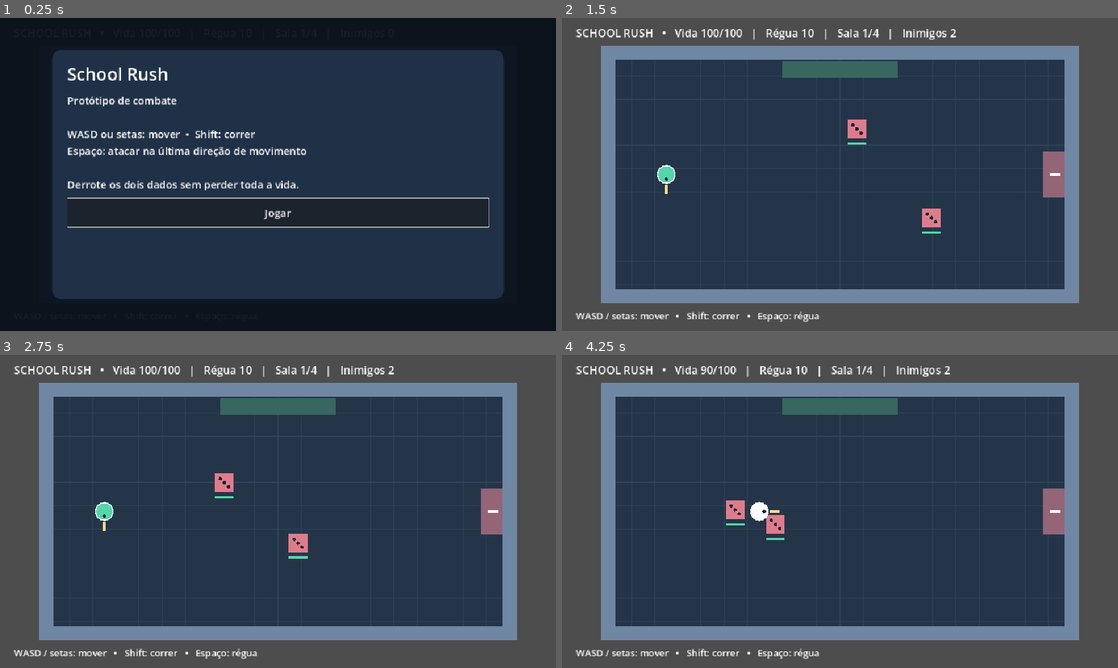
Above: before the commit, frames 1-4 (two rows, left to right).
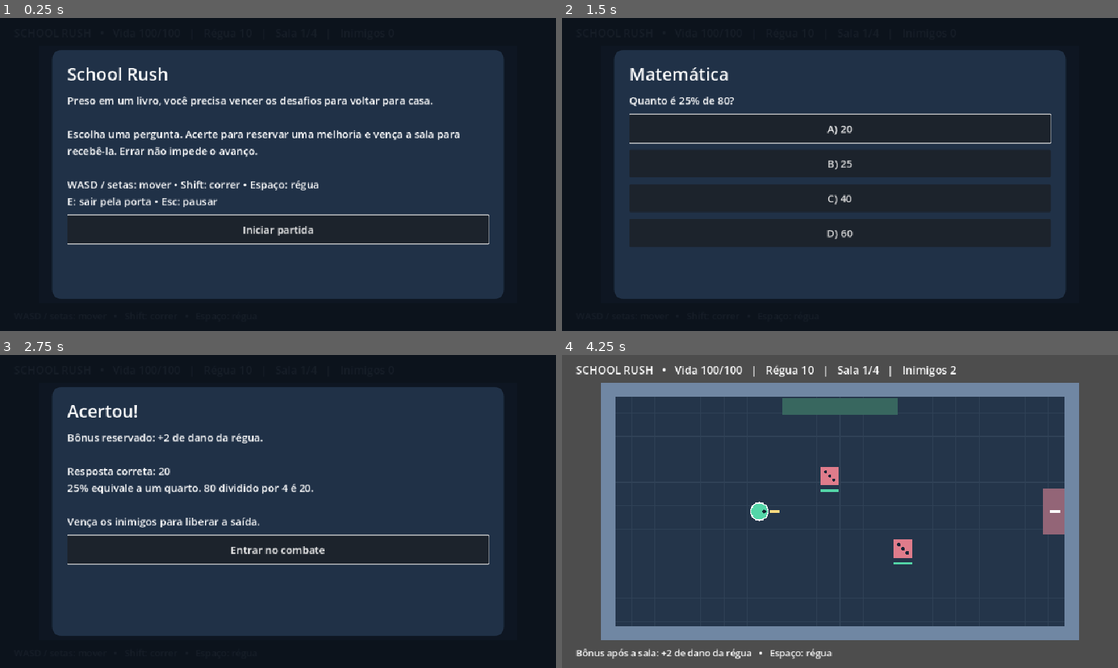
Above: after the commit, the same moments.

Repository: Igh0r/ProjectSchoolRush
Game: Godot game, scene res://main.tscn
Two runs of this game, one before a commit and one after it. Both use one fixed random seed, a clock stepped at 60 frames per second and the inputs below.
Inputs (mouse positions are in pixels of both pictures, inside the frame that each line leads up to):
- Up to frame 1 (0.25 s): no input
- Up to frame 2 (1.5 s): click "Jogar" (after the commit: "Iniciar partida") at 0.5 s; click (840, 130) at 1.25 s, where only the run after the commit has a clickable "Matemática • Quanto é 25% de …"
- Up to frame 3 (2.75 s): click (278, 464) at 2 s, where only the run after the commit has a clickable "A) 20"
- Up to frame 4 (4.25 s): click (840, 549) at 2.75 s, where only the run after the commit has a clickable "Entrar no combate"; hold D (move_right) from 3.53 s (still down); hold E (interact) from 3.53 s (still down)

The runs differ from the first frame. In frame 1, 12% of the frame differs, in the area x 12-88%, y 24-73%; in frame 2, 70%, in the area x 0-100%, y 0-100%; in frame 3, 52%; in frame 4, 2.2%.

Commit message:
feat: integrate questions rewards and three-room progression

Diff:
--- a/scripts/systems/main.gd
+++ b/scripts/systems/main.gd
@@ -3,20 +3,29 @@
 const PLAYER_SCENE = preload("res://scenes/player/player.tscn")
 const ROOM_SCENE = preload("res://scenes/room/room.tscn")
 const UI_SCRIPT = preload("res://scripts/ui/game_ui.gd")
-enum State { MENU, COMBAT, CLEARED, DEFEAT }
+const QUESTIONS = preload("res://scripts/systems/question_manager.gd")
+enum State { MENU, QUESTION, ANSWER, FEEDBACK, COMBAT, CLEARED, DEFEAT, VICTORY, PAUSED }
 var state: State = State.MENU
+var previous_state: State = State.COMBAT
 var player
 var room
 var ui
+var questions = QUESTIONS.new()
+var room_index: int = 0
+var run_epoch: int = 0
+var last_reward: String = ""
 
 func _ready() -> void:
+	process_mode = Node.PROCESS_MODE_ALWAYS
 	_register_controls()
 	room = ROOM_SCENE.instantiate()
+	room.process_mode = Node.PROCESS_MODE_PAUSABLE
 	add_child(room)
 	var camera := Camera2D.new()
 	camera.position = Vector2(400, 210)
 	add_child(camera)
 	player = PLAYER_SCENE.instantiate()
+	player.process_mode = Node.PROCESS_MODE_PAUSABLE
 	add_child(player)
 	player.position = room.ENTRY
 	player.attacked.connect(room.strike)
@@ -43,38 +52,121 @@
 				InputMap.action_add_event(action, event)
 
 func show_menu() -> void:
+	get_tree().paused = false
+	run_epoch += 1
 	state = State.MENU
 	player.active = false
 	room.clear_enemies()
-	ui.show_panel("School Rush", "Protótipo de combate\n\nWASD ou setas: mover  •  Shift: correr\nEspaço: atacar na última direção de movimento\n\nDerrote os dois dados sem perder toda a vida.", [{"text": "Jogar", "action": start_run}])
+	questions.reset()
+	ui.show_panel("School Rush", "Preso em um livro, você precisa vencer os desafios para voltar para casa.\n\nEscolha uma pergunta. Acerte para reservar uma melhoria e vença a sala para recebê-la. Errar não impede o avanço.\n\nWASD / setas: mover • Shift: correr • Espaço: régua\nE: sair pela porta • Esc: pausar", [{"text": "Iniciar partida", "action": start_run}])
 	_update_hud()
 
 func start_run() -> void:
+	get_tree().paused = false
+	run_epoch += 1
+	state = State.QUESTION
+	room_index = 0
+	last_reward = ""
+	room.clear_enemies()
+	player.active = false
 	player.reset_run()
+	questions.reset()
+	_prepare_question()
+
+func _prepare_question() -> void:
+	state = State.QUESTION
+	player.active = false
 	player.position = room.ENTRY
+	room.set_combat(false)
+	room.door_open = false
+	room.queue_redraw()
+	var choices: Array = []
+	var offered = questions.offer()
+	for i in range(offered.size()):
+		var question: Dictionary = offered[i]
+		choices.append({"text": "%s • %s\nRecompensa: %s" % [question.subject, question.prompt, questions.reward_description(question.subject)], "action": choose_question.bind(i)})
+	ui.show_panel("Sala %d • Escolha seu desafio" % (room_index + 1), "A recompensa só será concedida se você acertar e concluir o combate.", choices)
+	_update_hud()
+
+func choose_question(index: int) -> void:
+	if state != State.QUESTION or not questions.choose(index):
+		return
+	state = State.ANSWER
+	var choices: Array = []
+	for i in range(4):
+		choices.append({"text": "%s) %s" % [char(65 + i), questions.selected.options[i]], "action": answer_question.bind(i)})
+	ui.show_panel(questions.selected.subject, questions.selected.prompt, choices)
+
+func answer_question(index: int) -> void:
+	if state != State.ANSWER or index < 0 or index > 3:
+		return
+	var correct: bool = questions.answer(index)
+	state = State.FEEDBACK
+	var result := "Acertou!" if correct else "Ainda dá para vencer!"
+	var reward_text := "Bônus reservado: %s." % questions.reward_description(questions.pending_reward) if correct else "Sem bônus nesta sala. Você pode avançar normalmente."
+	ui.show_panel(result, "%s\n\nResposta correta: %s\n%s\n\nVença os inimigos para liberar a saída." % [reward_text, questions.selected.options[questions.selected.correct], questions.selected.explanation], [{"text": "Entrar no combate", "action": begin_combat}])
+
+func begin_combat() -> void:
+	if state != State.FEEDBACK:
+		return
 	state = State.COMBAT
 	player.active = true
-	room.populate(0, player)
+	room.populate(room_index, player)
 	ui.hide_panel()
 	_update_hud()
 
 func _on_player_died() -> void:
+	if state != State.COMBAT:
+		return
 	state = State.DEFEAT
+	questions.consume_reward()
 	room.set_combat(false)
-	ui.show_panel("Fim da partida", "Tente se aproximar, golpear e recuar entre os ataques.", [{"text": "Tentar novamente", "action": start_run}, {"text": "Início", "action": show_menu}])
+	ui.show_panel("Fim da partida", "Você chegou à sala %d.\nAproxime-se, golpeie e recue entre os ataques." % (room_index + 1), [{"text": "Tentar novamente", "action": start_run}, {"text": "Início", "action": show_menu}])
 	_update_hud()
 
 func _on_room_cleared() -> void:
-	if state != State.COMBAT:
+	# Espera o fim do frame: morte do jogador tem precedência sobre vitória.
+	_resolve_room.call_deferred(run_epoch)
+
+func _resolve_room(epoch: int) -> void:
+	if epoch != run_epoch or state != State.COMBAT or player.health <= 0:
 		return
+	var reward: String = questions.consume_reward()
+	last_reward = "Sem bônus nesta sala."
+	if reward == "Matemática":
+		player.damage += 2
+	elif reward == "História":
+		player.heal(20)
+	if not reward.is_empty():
+		last_reward = "Recebido: %s." % questions.reward_description(reward)
 	state = State.CLEARED
-	player.active = false
-	ui.show_panel("Sala concluída", "Os dois dados foram derrotados!", [{"text": "Jogar novamente", "action": start_run}, {"text": "Início", "action": show_menu}])
+	room.open_door()
 	_update_hud()
+
+func advance_room() -> void:
+	if state != State.CLEARED or not room.can_exit(player.position):
+		return
+	if room_index == 2:
+		state = State.VICTORY
+		player.active = false
+		ui.show_panel("Três salas concluídas!", "Você concluiu o circuito de combate. O chefe será integrado no próximo marco.", [{"text": "Jogar novamente", "action": start_run}, {"text": "Início", "action": show_menu}])
+		return
+	room_index += 1
+	_prepare_question()
+
+func _unhandled_input(event: InputEvent) -> void:
+	if event.is_action_pressed("interact") and not event.is_echo():
+		advance_room()
 
 func _process(_delta: float) -> void:
 	_update_hud()
 
 func _update_hud() -> void:
-	if ui != null:
-		ui.update_hud(player.health, player.damage, 1, room.enemies.size(), "WASD / setas: mover   •   Shift: correr   •   Espaço: régua")
+	if ui == null:
+		return
+	var message := "WASD / setas: mover   •   Shift: correr   •   Espaço: régua"
+	if state == State.COMBAT and not questions.pending_reward.is_empty():
+		message = "Bônus após a sala: %s   •   Espaço: régua" % questions.reward_description(questions.pending_reward)
+	elif state == State.CLEARED:
+		message = "%s Vá à porta verde e pressione E." % last_reward
+	ui.update_hud(player.health, player.damage, room_index + 1, room.enemies.size(), message)
--- /dev/null
+++ b/scripts/systems/question_manager.gd
@@ -0,0 +1,63 @@
+extends RefCounted
+
+# Banco provisório: revisão pedagógica pela equipe antes do playtest público.
+const BANK: Array[Dictionary] = [
+	{"id": "mat1", "subject": "Matemática", "prompt": "Quanto é 7 × 8?", "options": ["54", "56", "64", "48"], "correct": 1, "explanation": "7 × 8 = 56."},
+	{"id": "mat2", "subject": "Matemática", "prompt": "Qual é a metade de 90?", "options": ["30", "40", "45", "50"], "correct": 2, "explanation": "Dividir 90 por 2 resulta em 45."},
+	{"id": "mat3", "subject": "Matemática", "prompt": "Qual é o perímetro de um quadrado de lado 5 cm?", "options": ["10 cm", "25 cm", "15 cm", "20 cm"], "correct": 3, "explanation": "O perímetro soma os quatro lados: 4 × 5 = 20 cm."},
+	{"id": "mat4", "subject": "Matemática", "prompt": "Quanto é 25% de 80?", "options": ["20", "25", "40", "60"], "correct": 0, "explanation": "25% equivale a um quarto. 80 dividido por 4 é 20."},
+	{"id": "mat5", "subject": "Matemática", "prompt": "Qual número completa 3, 6, 9, 12, ...?", "options": ["13", "14", "15", "18"], "correct": 2, "explanation": "A sequência aumenta de 3 em 3. Depois de 12 vem 15."},
+	{"id": "his1", "subject": "História", "prompt": "Em que ano foi proclamada a República no Brasil?", "options": ["1822", "1888", "1889", "1930"], "correct": 2, "explanation": "A Proclamação da República ocorreu em 15 de novembro de 1889."},
+	{"id": "his2", "subject": "História", "prompt": "Qual civilização construiu as pirâmides de Gizé?", "options": ["Romana", "Egípcia", "Inca", "Grega"], "correct": 1, "explanation": "As pirâmides de Gizé foram construídas no Egito Antigo."},
+	{"id": "his3", "subject": "História", "prompt": "A Revolução Francesa começou em qual ano?", "options": ["1500", "1789", "1822", "1914"], "correct": 1, "explanation": "1789 marca o início da Revolução Francesa, incluindo a queda da Bastilha."},
+	{"id": "his4", "subject": "História", "prompt": "Qual lei aboliu a escravidão no Brasil em 1888?", "options": ["Lei Áurea", "Lei de Terras", "Lei do Ventre Livre", "Lei dos Sexagenários"], "correct": 0, "explanation": "A Lei Áurea foi assinada em 13 de maio de 1888."},
+	{"id": "his5", "subject": "História", "prompt": "Napoleão Bonaparte foi imperador de qual país?", "options": ["Portugal", "Espanha", "Itália", "França"], "correct": 3, "explanation": "Napoleão Bonaparte foi imperador dos franceses."},
+]
+var remaining: Array[Dictionary] = []
+var offered: Array[Dictionary] = []
+var selected: Dictionary = {}
+var answered: bool = false
+var pending_reward: String = ""
+
+func reset() -> void:
+	remaining = BANK.duplicate(true)
+	remaining.shuffle()
+	offered.clear()
+	selected = {}
+	answered = false
+	pending_reward = ""
+
+func offer() -> Array[Dictionary]:
+	offered.clear()
+	selected = {}
+	answered = false
+	pending_reward = ""
+	for subject in ["Matemática", "História"]:
+		for question in remaining:
+			if question.subject == subject:
+				offered.append(question)
+				remaining.erase(question)
+				break
+	return offered
+
+func choose(index: int) -> bool:
+	if not selected.is_empty() or index < 0 or index >= offered.size():
+		return false
+	selected = offered[index]
+	return true
+
+func answer(index: int) -> bool:
+	if selected.is_empty() or answered or index < 0 or index > 3:
+		return false
+	answered = true
+	var correct: bool = index == selected.correct
+	pending_reward = selected.subject if correct else ""
+	return correct
+
+func consume_reward() -> String:
+	var reward := pending_reward
+	pending_reward = ""
+	return reward
+
+func reward_description(subject: String) -> String:
+	return "+2 de dano da régua" if subject == "Matemática" else "+20 de vida (máximo 100)"
--- a/tests/test_combat.gd
+++ b/tests/test_combat.gd
@@ -10,10 +10,16 @@
 		failures += 1
 		push_error(message)
 
+func enter_combat(game: Node) -> void:
+	game.start_run()
+	game.choose_question(0)
+	game.answer_question((game.questions.selected.correct + 1) % 4)
+	game.begin_combat()
+
 func run_tests() -> void:
 	var game = load("res://main.tscn").instantiate()
 	root.add_child(game)
-	game.start_run()
+	enter_combat(game)
 	check(game.room.enemies.size() == 2, "A primeira sala deve ter dois inimigos")
 	var front = game.room.enemies[0]
 	var back = game.room.enemies[1]
@@ -33,12 +39,13 @@
 	check(game.state == game.State.DEFEAT, "Morte deve encerrar a partida")
 	check(not front.active, "Derrota deve parar os inimigos")
 	for i in range(3):
-		game.start_run()
+		enter_combat(game)
 		await process_frame
 		check(game.room.enemies.size() == 2 and game.player.health == 100, "Reinício deve restaurar vida e inimigos")
 		check(game.player.damage == 10, "Reinício deve restaurar dano")
 		for enemy in game.room.enemies.duplicate():
 			enemy.take_damage(100)
+		await process_frame
 		check(game.state == game.State.CLEARED, "Eliminar todos deve concluir a sala")
 	game.queue_free()
 	await process_frame
--- /dev/null
+++ b/tests/test_progression.gd
@@ -0,0 +1,89 @@
+extends SceneTree
+
+var failures: int = 0
+
+func _initialize() -> void:
+	call_deferred("run_tests")
+
+func check(condition: bool, message: String) -> void:
+	if not condition:
+		failures += 1
+		push_error(message)
+
+func run_tests() -> void:
+	var manager = load("res://scripts/systems/question_manager.gd").new()
+	manager.reset()
+	var seen: Array[String] = []
+	for question in manager.BANK:
+		check(question.options.size() == 4 and question.correct in range(4), "Questão inválida: " + question.id)
+		check(not question.explanation.is_empty(), "Explicação ausente")
+	for i in range(4):
+		var offer = manager.offer()
+		check(offer.size() == 2, "É necessário oferecer duas questões por sala")
+		for question in offer:
+			check(not seen.has(question.id), "Questão repetida na partida")
+			seen.append(question.id)
+		manager.choose(0)
+		manager.answer(manager.selected.correct)
+		check(not manager.choose(1), "Não pode trocar pergunta depois da escolha")
+		check(not manager.answer(manager.selected.correct), "Não pode responder duas vezes")
+		check(manager.consume_reward() == "Matemática", "Acerto de matemática deve reservar dano")
+		check(manager.consume_reward().is_empty(), "Recompensa só pode ser consumida uma vez")
+	check(seen.size() == 8, "Quatro ofertas devem consumir oito questões")
+	manager.reset()
+	check(manager.remaining.size() == 10 and manager.pending_reward.is_empty(), "Reset do banco deve repor questões e limpar bônus")
+
+	var game = load("res://main.tscn").instantiate()
+	root.add_child(game)
+	game.start_run()
+	game.choose_question(0)
+	game.answer_question(game.questions.selected.correct)
+	game.answer_question(game.questions.selected.correct)
+	check(game.player.damage == 10, "Resposta correta não deve aplicar bônus antes do combate")
+	game.begin_combat()
+	game.advance_room()
+	check(game.room_index == 0, "Porta fechada não permite avançar")
+	for enemy in game.room.enemies.duplicate():
+		enemy.take_damage(100)
+	await process_frame
+	check(game.player.damage == 12, "Concluir a sala deve aplicar o bônus reservado")
+	game._resolve_room(game.run_epoch)
+	check(game.player.damage == 12, "Sinal duplicado não deve repetir bônus")
+	game.advance_room()
+	check(game.room_index == 0, "Só pode avançar perto da porta")
+	game.player.position = game.room.DOOR
+	game.advance_room()
+	game.advance_room()
+	check(game.room_index == 1 and game.state == game.State.QUESTION, "Interação repetida não deve pular salas")
+	game.choose_question(1)
+	game.answer_question(game.questions.selected.correct)
+	game.begin_combat()
+	check(game.room.enemies.size() == 3, "Segunda sala deve ter três inimigos")
+	game.player.health = 95
+	for enemy in game.room.enemies.duplicate():
+		enemy.take_damage(100)
+	await process_frame
+	check(game.player.health == 100, "Cura não deve ultrapassar a vida máxima")
+	game.player.position = game.room.DOOR
+	game.advance_room()
+	game.choose_question(0)
+	game.answer_question((game.questions.selected.correct + 1) % 4)
+	game.begin_combat()
+	check(game.room.enemies.size() == 4, "Terceira sala deve ter quatro inimigos")
+	for enemy in game.room.enemies.duplicate():
+		enemy.take_damage(100)
+	await process_frame
+	check(game.player.damage == 12, "Erro não deve conceder bônus")
+	check(game.state == game.State.CLEARED, "Erro deve permitir concluir a sala")
+	game.start_run()
+	game.choose_question(0)
+	game.answer_question(game.questions.selected.correct)
+	game.begin_combat()
+	game.player.take_damage(100)
+	check(game.questions.pending_reward.is_empty() and game.player.damage == 10, "Morrer cancela bônus pendente")
+	game.start_run()
+	check(game.player.health == 100 and game.player.damage == 10 and game.room_index == 0, "Reset deve limpar progressão")
+	game.queue_free()
+	await process_frame
+	print("PROGRESSION TESTS: %d failure(s)" % failures)
+	quit(1 if failures else 0)
Not shown, added: scripts/systems/question_manager.gd.uid
Not shown, added: tests/test_combat.gd.uid
Not shown, added: tests/test_progression.gd.uid
Not shown, changed: PLANO_MVP.md
